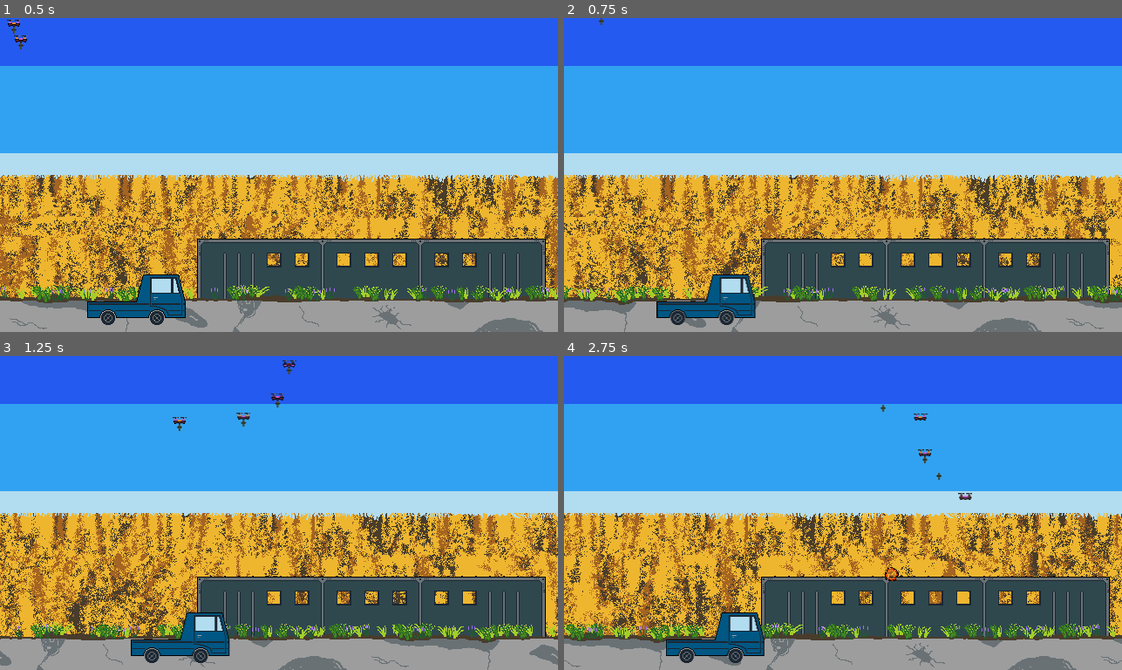
Above: before the commit, frames 1-4 (two rows, left to right).
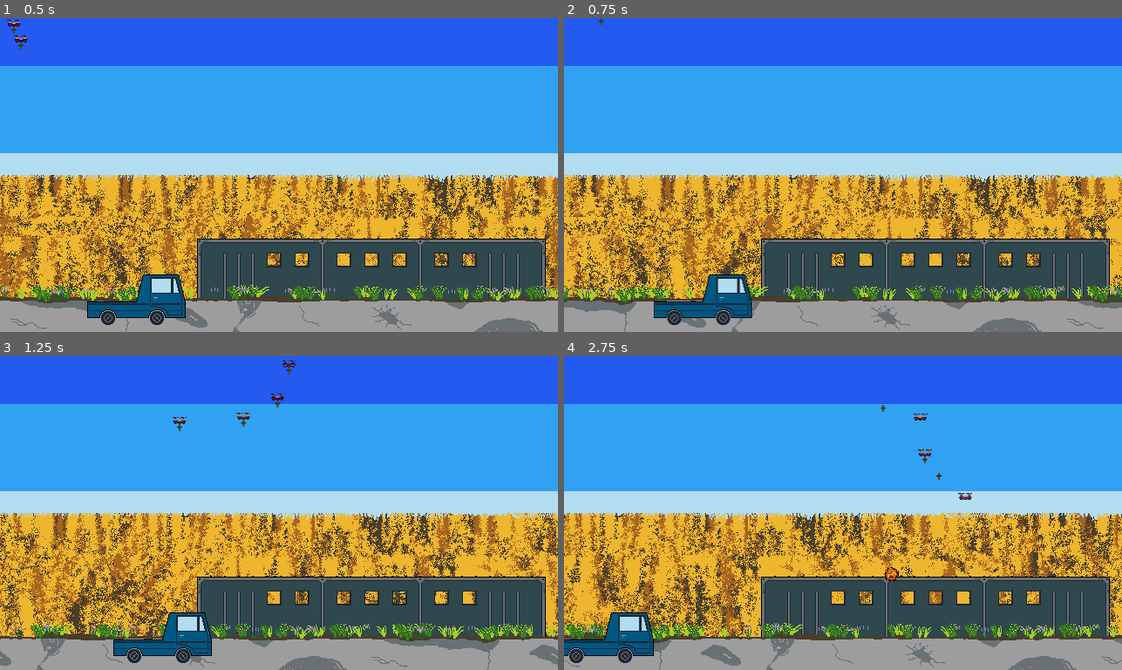
Above: after the commit, the same moments.

Repository: alpacanumerals/Boss-Rush
Game: Godot game, scene res://Main.tscn
Two runs of this game, one before a commit and one after it. Both use one fixed random seed, a clock stepped at 60 frames per second and the inputs below. This scene is started directly instead of the project's main scene.
Inputs (mouse positions are in pixels of both pictures, inside the frame that each line leads up to):
- Up to frame 1 (0.5 s): no input
- Up to frame 2 (0.75 s): tap Enter at 0.5 s; move the mouse to (965, 159) at 0.52 s; hold Right (ui_right) from 0.53 s (still down); tap F at 0.6 s
- Up to frame 3 (1.25 s): keep holding Right (ui_right)
- Up to frame 4 (2.75 s): move the mouse to (731, 528) at 1.27 s; release Right (ui_right) at 1.28 s; hold Left (ui_left) 1.28-2.03 s; tap F at 1.35, 2.1 s; move the mouse to (898, 443) at 2.02 s; hold Right (ui_right) from 2.03 s (still down)

Frame 1 is identical in both runs. In frame 2, 0.7% of the frame differs, in the area x 16-35%, y 81-98%; in frame 3, 1.6%; in frame 4, 3.2%, in the area x 0-36%, y 81-98%.

Commit message:
Update truck.gd

Diff:
--- a/truck.gd
+++ b/truck.gd
@@ -1,6 +1,7 @@
 extends KinematicBody2D
 
-var accel = 5
+var accel_f= 2
+var accel_r= 8
 var velocity = Vector2()
 
 # Called when the node enters the scene tree for the first time.
@@ -15,7 +16,7 @@
 
 func process_movement_input():
     if Input.is_action_pressed("ui_right"):
-        velocity.x += accel
+        velocity.x += accel_f
     if Input.is_action_pressed("ui_left"):
-        velocity.x -= accel
-    velocity.x = clamp(velocity.x, -150, 90)
+        velocity.x -= accel_r
+    velocity.x = clamp(velocity.x, -160, 80)
